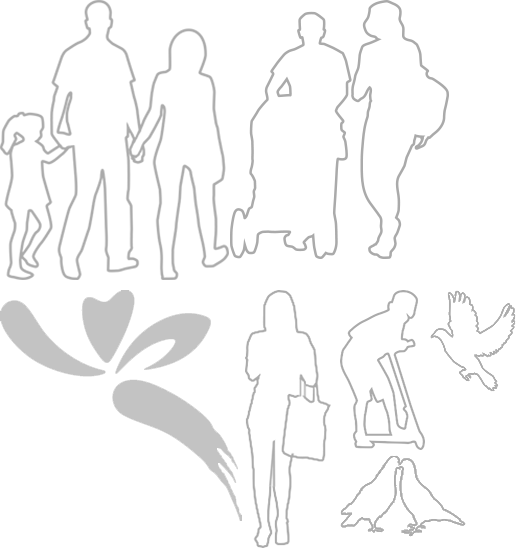
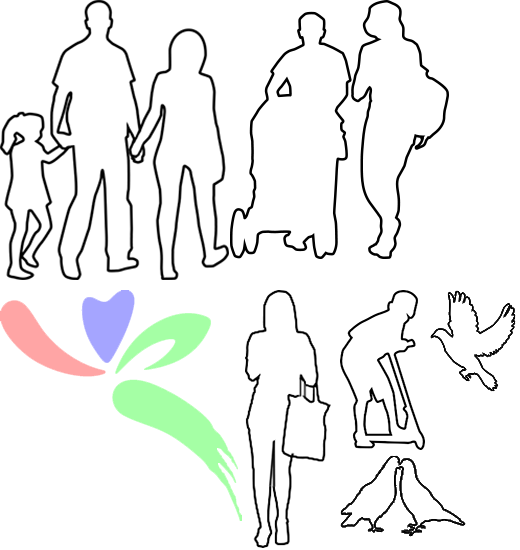
Comparing the layer stacks of the two 520 × 550 images. Changes:
added layer "Layer 9" above "Layer 10" over [0, 0, 516, 548]
added layer "Layer 10" above "Layer 8" over [0, 1, 516, 548]
hid "Layer 8" over [0, 0, 516, 548]
